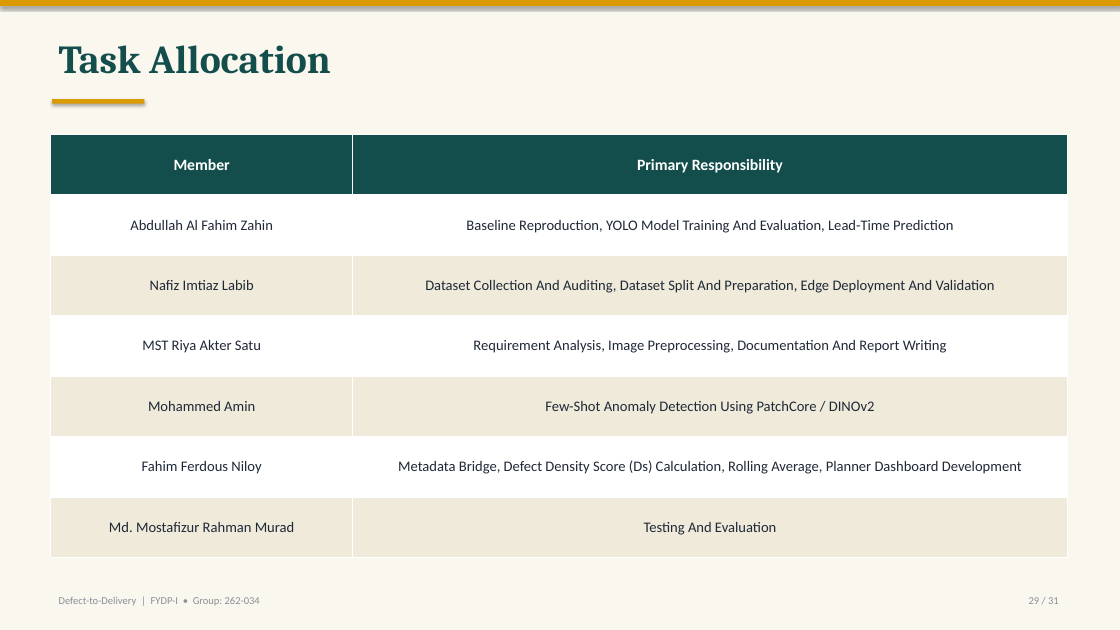
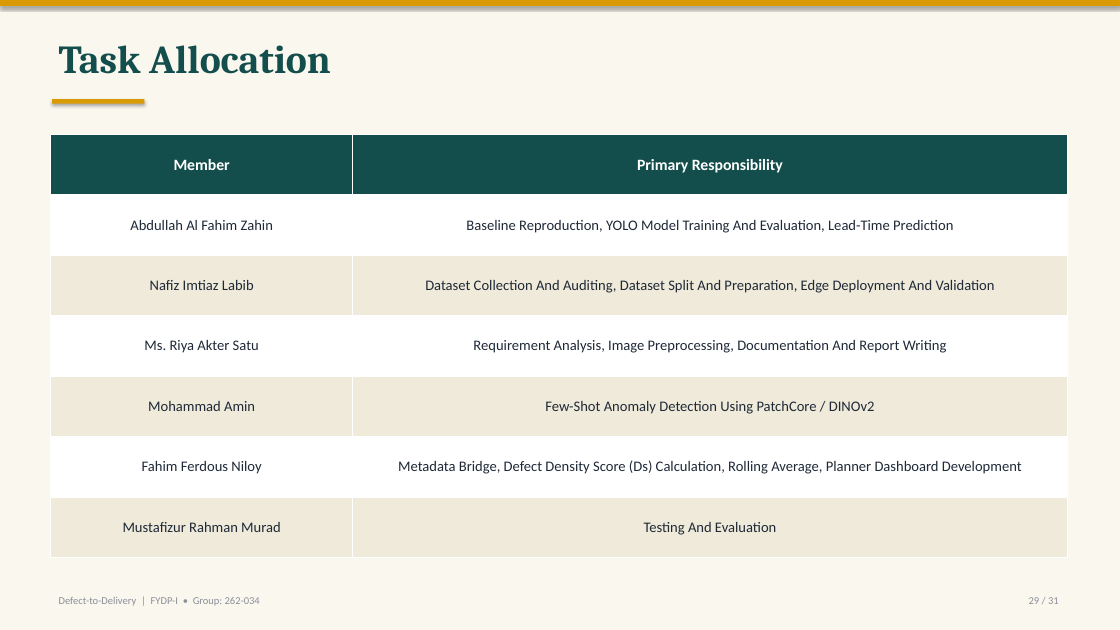
Before and after one commit to labib-ux/FYDP, a slide deck: slide 29 of slides/FYDP-I_Defect-to-Delivery.pptx. Drawn at 1120x630 pixels with LibreOffice and Linux fonts; fonts in the diff are those of the drawing. Boxes give left, top, right and bottom in pixels: in the first picture for what was removed or moved away, otherwise in the second. Text is boxed around its words. In the diff, an @@ line names an element or a change of style, - is before the commit and + after.

```diff
--- a/slides/FYDP-I_Defect-to-Delivery.pptx
+++ b/slides/FYDP-I_Defect-to-Delivery.pptx
@@ table at (x1=50, y1=134, x2=1067, y2=558) @@
-row 4, column 1: MST Riya Akter Satu
+row 4, column 1: Ms. Riya Akter Satu
-row 5, column 1: Mohammed Amin
+row 5, column 1: Mohammad Amin
-row 7, column 1: Md. Mostafizur Rahman Murad
+row 7, column 1: Mustafizur Rahman Murad
```
Also in this commit, not shown: 8 other slides changed.
